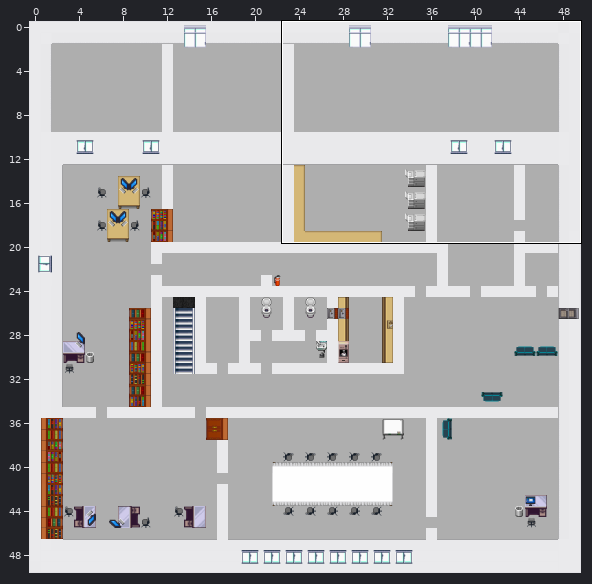
Tiled map (JSON) -- map/baltic.json. Above, an overview of the earlier version with the close-up marked.
Close-up. Earlier state:
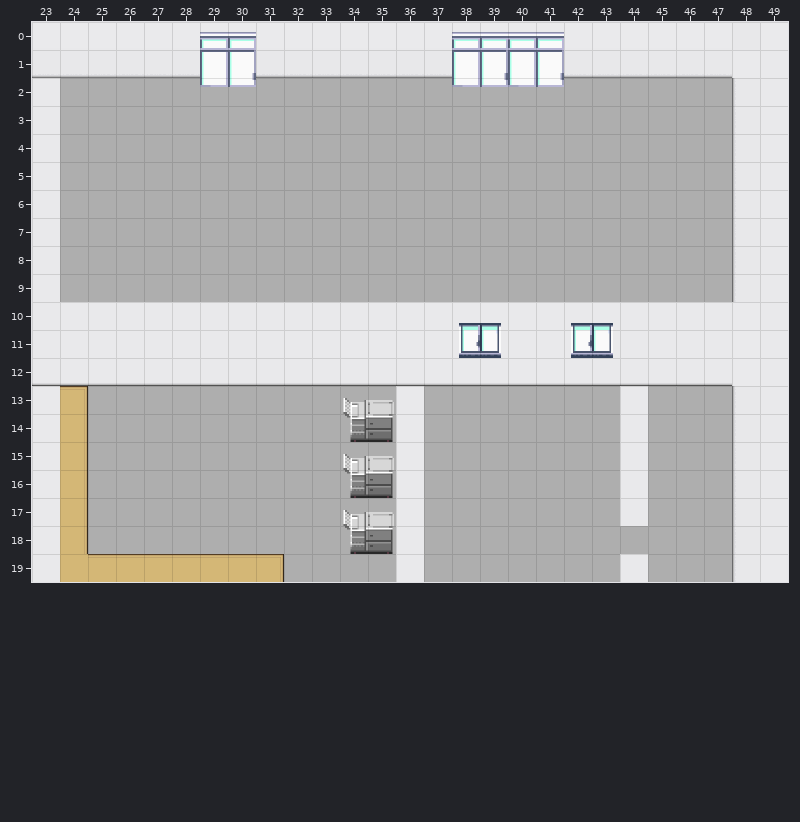
Cells are 32x32 px. Shown: x 23..49, y 0..19. The commit also changed other parts of the map, which this record leaves out. Not drawn, because the pictures are missing: unchanged layer "collides".
The result:
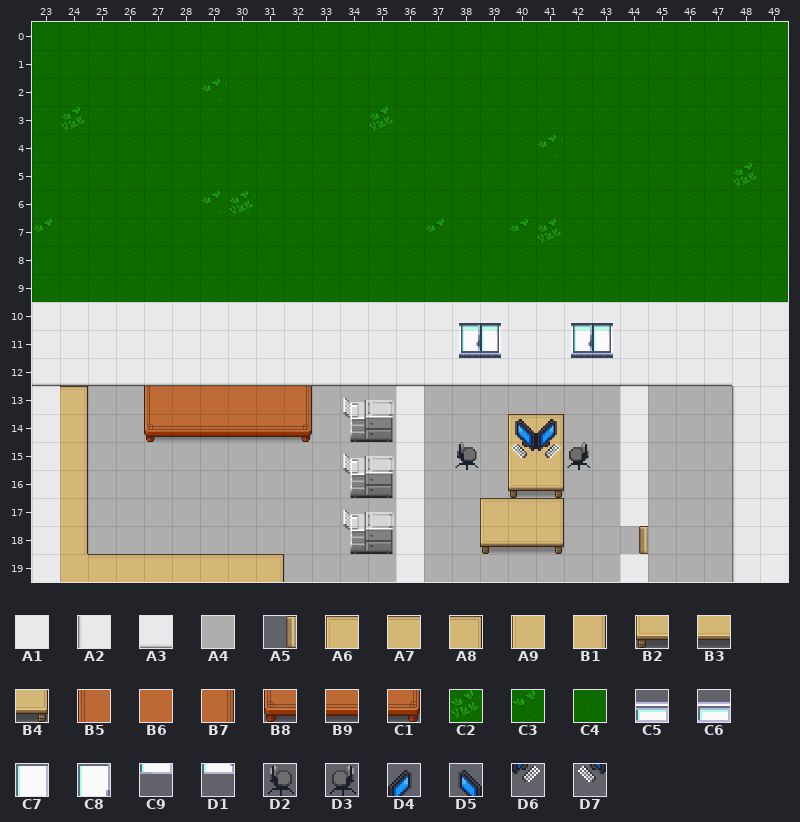
Key: from "cija_32x32_expansion for Pipoy": A1 721, A2 722 turned 180, A3 722 turned 90, A4 871, A5 936 turned 90, A6 1340, A7 1341, A8 1342, A9 1355, B1 1357, B2 1370, B3 1371, B4 1372, B5 1400, B6 1401, B7 1402, B8 1415, B9 1416, C1 1417; from "floortileset": C2 16, C3 18, C4 19; from "tilesets_deviant_milkian_1": C5 12, C6 13, C7 28, C8 29, C9 44, D1 45, D2 114, D3 115, D4 189, D5 190, D6 205, D7 206.
__ is an empty cell.
Tiles replaced or removed in this view: A1, A2, A3, A4, C5, C6, C7, C8, C9, D1.
Edits made:
Changed rows in their new state; .. is an unchanged cell.
Layer "bottom":
first column x 23:
 0 C4 C4 C4 C4 C4 C4 C4 C4 C4 C4 C4 C4 C4 C4 C4 C4 C4 C4 C4 C4 C4 C4 C4 C4 C4 C4 C4
 1 C4 C4 C4 C4 C4 C4 C4 C4 C4 C4 C4 C4 C4 C4 C4 C4 C4 C4 C4 C4 C4 C4 C4 C4 C4 C4 C4
 2 C4 C4 C4 C4 C4 C4 C3 C4 C4 C4 C4 C4 C4 C4 C4 C4 C4 C4 C4 C4 C4 C4 C4 C4 C4 C4 C4
 3 C4 C2 C4 C4 C4 C4 C4 C4 C4 C4 C4 C4 C2 C4 C4 C4 C4 C4 C4 C4 C4 C4 C4 C4 C4 C4 C4
 4 C4 C4 C4 C4 C4 C4 C4 C4 C4 C4 C4 C4 C4 C4 C4 C4 C4 C4 C3 C4 C4 C4 C4 C4 C4 C4 C4
 5 C4 C4 C4 C4 C4 C4 C4 C4 C4 C4 C4 C4 C4 C4 C4 C4 C4 C4 C4 C4 C4 C4 C4 C4 C4 C2 C4
 6 C4 C4 C4 C4 C4 C4 C3 C2 C4 C4 C4 C4 C4 C4 C4 C4 C4 C4 C4 C4 C4 C4 C4 C4 C4 C4 C4
 7 C3 C4 C4 C4 C4 C4 C4 C4 C4 C4 C4 C4 C4 C4 C3 C4 C4 C3 C2 C4 C4 C4 C4 C4 C4 C4 C4
 8 C4 C4 C4 C4 C4 C4 C4 C4 C4 C4 C4 C4 C4 C4 C4 C4 C4 C4 C4 C4 C4 C4 C4 C4 C4 C4 C4
 9 C4 C4 C4 C4 C4 C4 C4 C4 C4 C4 C4 C4 C4 C4 C4 C4 C4 C4 C4 C4 C4 C4 C4 C4 C4 C4 C4
Layer "bottomWall":
first column x 23:
 2 __
 3 __
 4 __
 5 __
 6 __
 7 __
 8 __
 9 __
Layer "topwall":
first column x 23:
 0 __ __ __ __ __ __ __ __ __ __ __ __ __ __ __ __ __ __ __ __ __ __ __ __ __ .. __
 1 .. .. .. .. .. .. .. .. .. .. .. .. .. .. .. .. .. .. .. .. .. .. .. .. .. __ __
 2 .. .. .. .. .. .. .. .. .. .. .. .. .. .. .. .. .. .. .. .. .. .. .. .. .. .. __
 3 .. .. .. .. .. .. .. .. .. .. .. .. .. .. .. .. .. .. .. .. .. .. .. .. .. .. __
 4 .. .. .. .. .. .. .. .. .. .. .. .. .. .. .. .. .. .. .. .. .. .. .. .. .. .. __
 5 .. .. .. .. .. .. .. .. .. .. .. .. .. .. .. .. .. .. .. .. .. .. .. .. .. .. __
 6 .. .. .. .. .. .. .. .. .. .. .. .. .. .. .. .. .. .. .. .. .. .. .. .. .. .. __
 7 .. .. .. .. .. .. .. .. .. .. .. .. .. .. .. .. .. .. .. .. .. .. .. .. .. .. __
 8 .. .. .. .. .. .. .. .. .. .. .. .. .. .. .. .. .. .. .. .. .. .. .. .. .. .. __
 9 .. .. .. .. .. .. .. .. .. .. .. .. .. .. .. .. .. .. .. .. .. .. .. .. .. .. __
first column x 44:
18 A5
Layer "objects":
first column x 27:
13 B5 B6 B6 B6 B6 B7 .. .. .. .. .. .. .. .. .. ..
14 B8 B9 B9 B9 B9 C1 .. .. .. .. .. .. .. A6 A8 ..
15 .. .. .. .. .. .. .. .. .. .. .. D2 .. A9 B1 D3
16 .. .. .. .. .. .. .. .. .. .. .. .. .. B2 B4 ..
17 .. .. .. .. .. .. .. .. .. .. .. .. A6 A7 A8 ..
18 .. .. .. .. .. .. .. .. .. .. .. .. B2 B3 B4 ..
Layer "topobjects":
first column x 40:
14 D5 D4
15 D7 D6
Layer "top":
first column x 29:
 0 __ __ .. .. .. .. .. .. .. __ __ __ __
 1 __ __ .. .. .. .. .. .. .. __ __ __ __
 2 __ __ .. .. .. .. .. .. .. __ __ __ __
Where, in picture pixels (left, top, right, bottom), the same in both close-ups:
changed: (32, 22, 788, 302)
added: (144, 386, 312, 442)
added: (480, 414, 590, 554)
added: (455, 442, 478, 470)
added: (639, 526, 648, 554)
